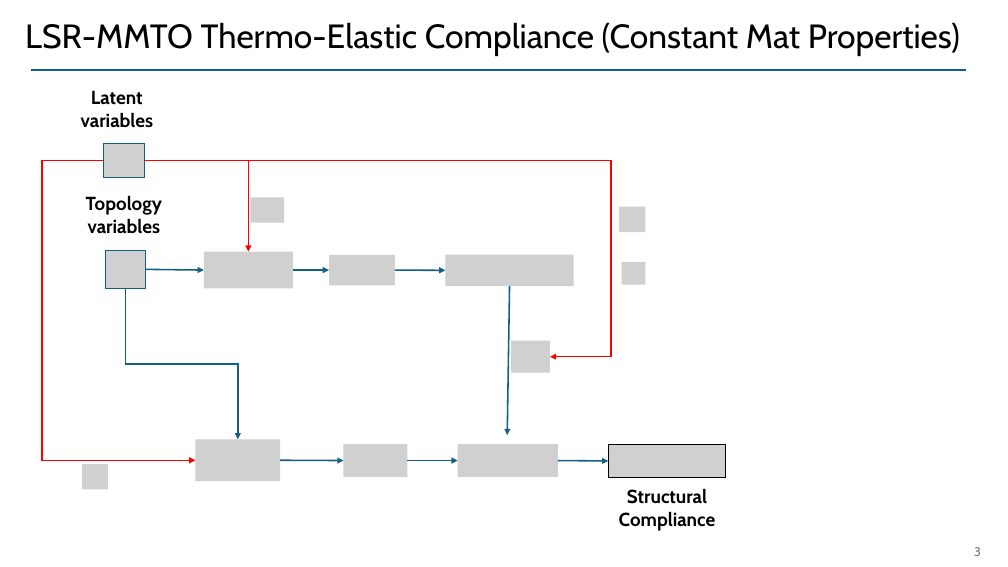
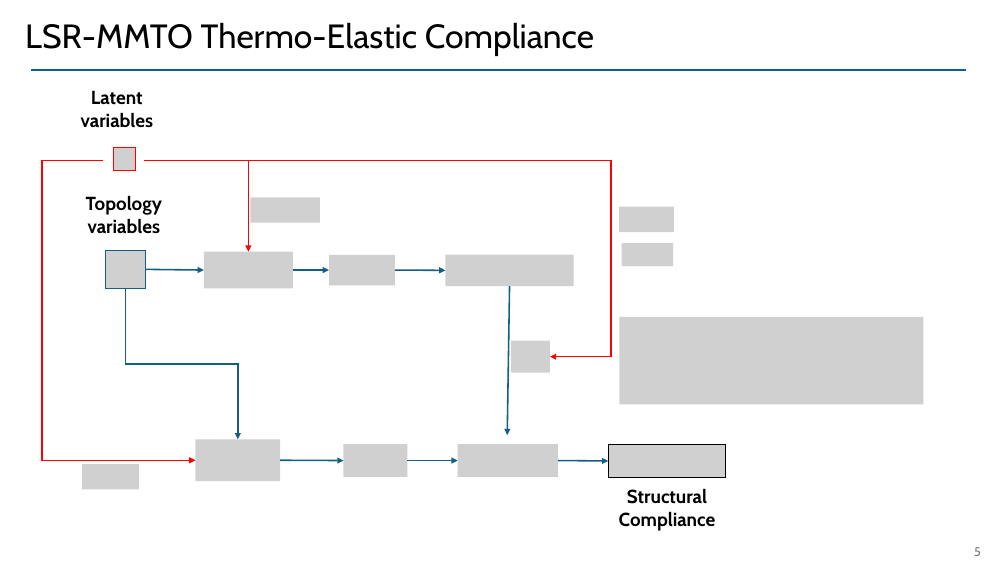
Before and after one commit to UW-ERSL/METALS, a slide deck: slide 5 of Slides/MMTOSensitivities.pptx (slide 3 before the commit). Drawn at 1008x567 pixels with LibreOffice and Linux fonts; fonts in the diff are those of the drawing; grey boxes stand for pictures. Boxes give left, top, right and bottom in pixels: in the first picture for what was removed or moved away, otherwise in the second. Text is boxed around its words. In the diff, an @@ line names an element or a change of style, - is before the commit and + after.

Commit message:
MMTO cleaned up to be consistent with PyTO changes.

```diff
--- a/Slides/MMTOSensitivities.pptx
+++ b/Slides/MMTOSensitivities.pptx
@@ text at [25, 22, 594, 56]: text changed @@
-LSR-MMTO Thermo-Elastic Compliance (Constant Mat Properties)
+LSR-MMTO Thermo-Elastic Compliance
@@ picture removed at [103, 144, 144, 177] @@
@@ picture added at [113, 147, 135, 170] @@
@@ picture: place and size @@
-picture at [250, 197, 284, 223]
+picture at [250, 197, 320, 223]
@@ picture: place and size @@
-picture at [619, 206, 645, 232]
+picture at [619, 206, 674, 232]
@@ picture removed at [622, 262, 645, 284] @@
@@ picture added at [622, 243, 673, 266] @@
@@ picture added at [619, 317, 923, 404] @@
@@ picture: place and size @@
-picture at [82, 464, 107, 490]
+picture at [82, 464, 139, 490]
```
Also in this commit, not shown: 1 other slide changed, 3 slides added, 1 slide removed, 8 other files.
